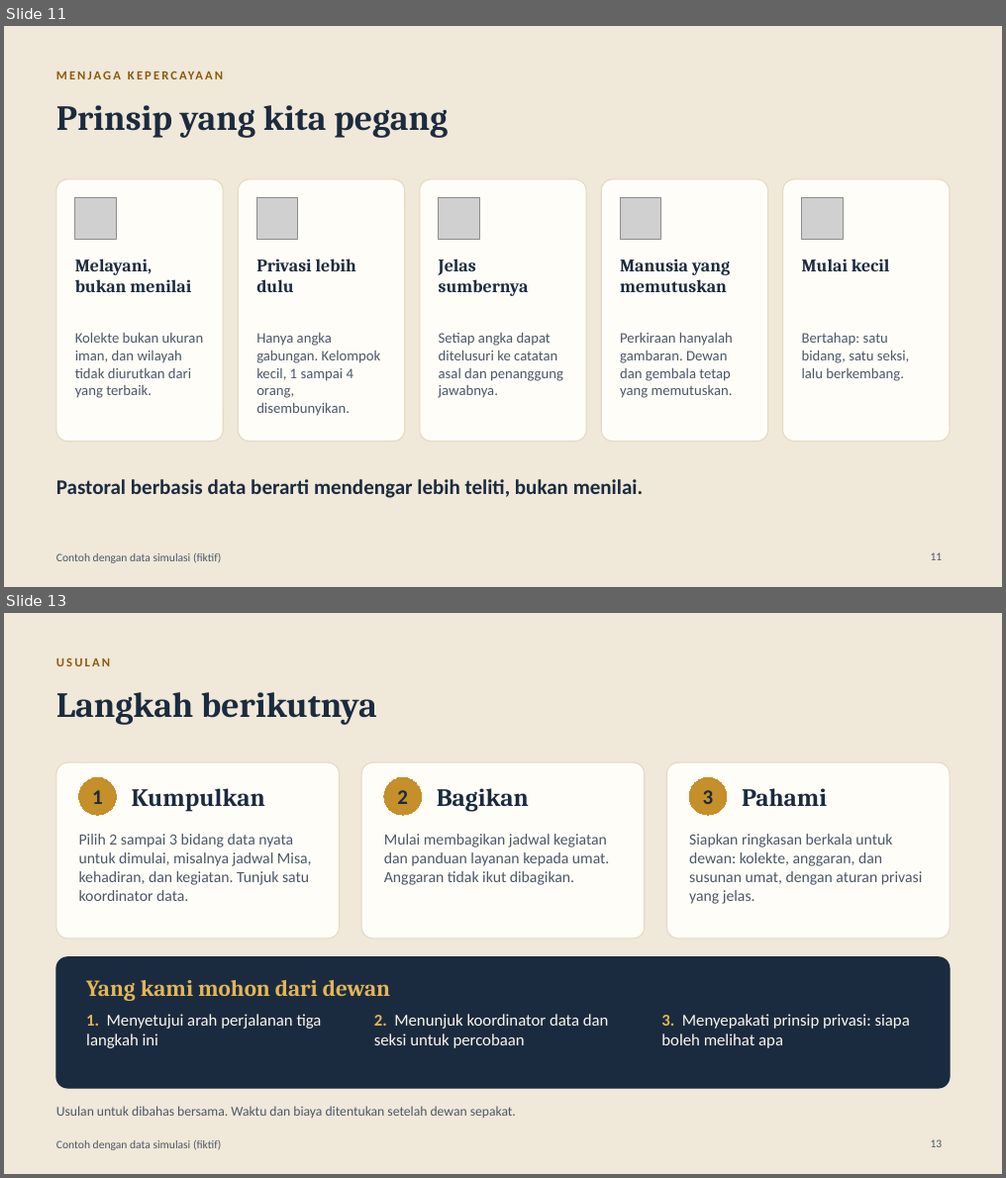
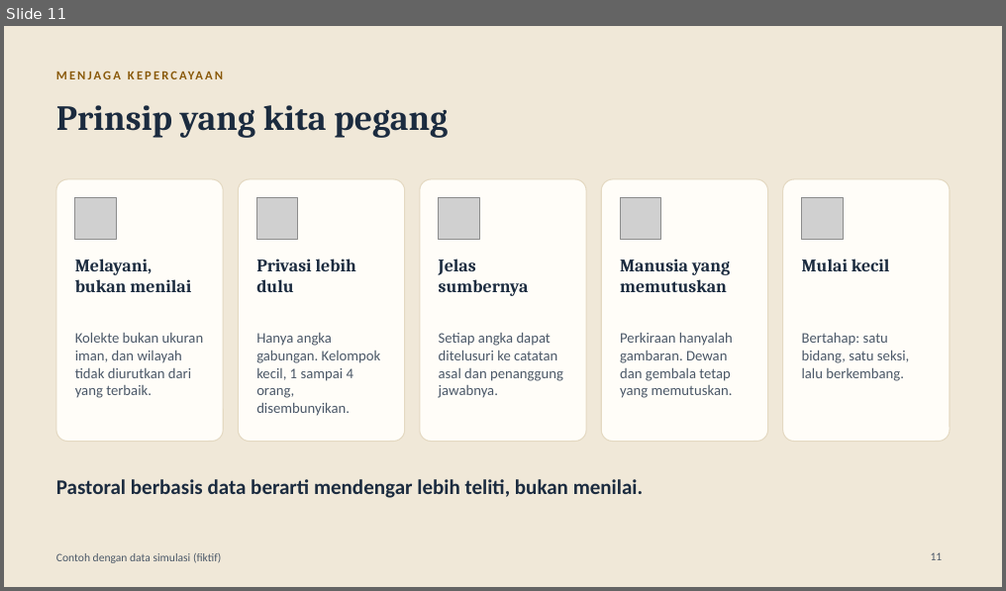
Before and after one commit to mizuruka92/church-activties, a slide deck: docs/presentation/pusat_informasi_paroki_dewan.pptx. Shown one above the other, each under a label of ours: slides 11 and 13 before the commit, slide 11 after it; the slides between them are not shown. The pictures are 1006x1178 and 1006x591 pixels, drawn with LibreOffice and Linux fonts; fonts in the diff are those of the drawing; grey boxes stand for pictures. Boxes give left, top, right and bottom in pixels: in the first picture for what was removed or moved away, otherwise in the second. Text is boxed around its words. In the diff, an @@ line names an element or a change of style, - is before the commit and + after.

```diff
--- a/docs/presentation/pusat_informasi_paroki_dewan.pptx
+++ b/docs/presentation/pusat_informasi_paroki_dewan.pptx
@@ slide 13 removed at (4,613,1002,1174), background #F0E8D8; not listed: 1 template element that a slide beside it also shows @@
@@ text removed at (56,659,110,666) @@
-USULAN
@@ title removed at (56,692,377,725) @@
-Langkah berikutnya
@@ rounded rectangle removed at (56,762,340,939) @@
@@ ellipse removed at (79,777,116,815) @@
-1
@@ text removed at (132,788,265,812) @@
-Kumpulkan
@@ rounded rectangle removed at (361,762,645,939) @@
@@ ellipse removed at (384,777,422,815) @@
-2
@@ text removed at (437,788,529,812) @@
-Bagikan
@@ rounded rectangle removed at (667,762,950,939) @@
@@ ellipse removed at (690,777,727,815) @@
-3
@@ text removed at (742,788,827,806) @@
-Pahami
@@ text removed at (79,834,312,901) @@
-Pilih 2 sampai 3 bidang data nyata untuk dimulai, misalnya jadwal Misa, kehadiran, dan kegiatan. Tunjuk satu koordinator data.
@@ text removed at (384,834,609,885) @@
-Mulai membagikan jadwal kegiatan dan panduan layanan kepada umat. Anggaran tidak ikut dibagikan.
@@ text removed at (689,834,923,904) @@
-Siapkan ringkasan berkala untuk dewan: kolekte, anggaran, dan susunan umat, dengan aturan privasi yang jelas.
@@ rounded rectangle removed at (56,958,949,1088) @@
@@ text removed at (86,980,390,1001) @@
-Yang kami mohon dari dewan
@@ text removed at (86,1014,322,1049) @@
-1. Menyetujui arah perjalanan tiga langkah ini
@@ text removed at (374,1014,609,1049) @@
-2. Menunjuk koordinator data dan seksi untuk percobaan
@@ text removed at (661,1014,910,1049) @@
-3. Menyepakati prinsip privasi: siapa boleh melihat apa
@@ text removed at (56,1106,516,1118) @@
-Usulan untuk dibahas bersama. Waktu dan biaya ditentukan setelah dewan sepakat.
@@ page number removed at (931,1140,943,1148) @@
-13
```
Also in this commit, not shown: 7 slides changed.
